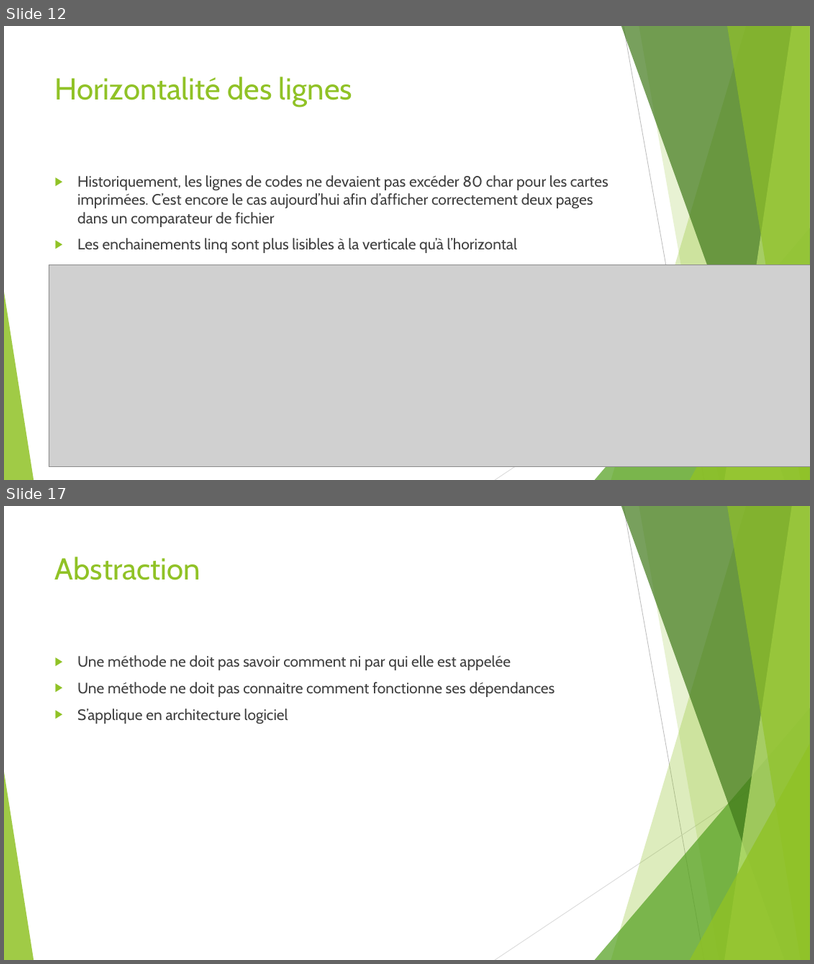
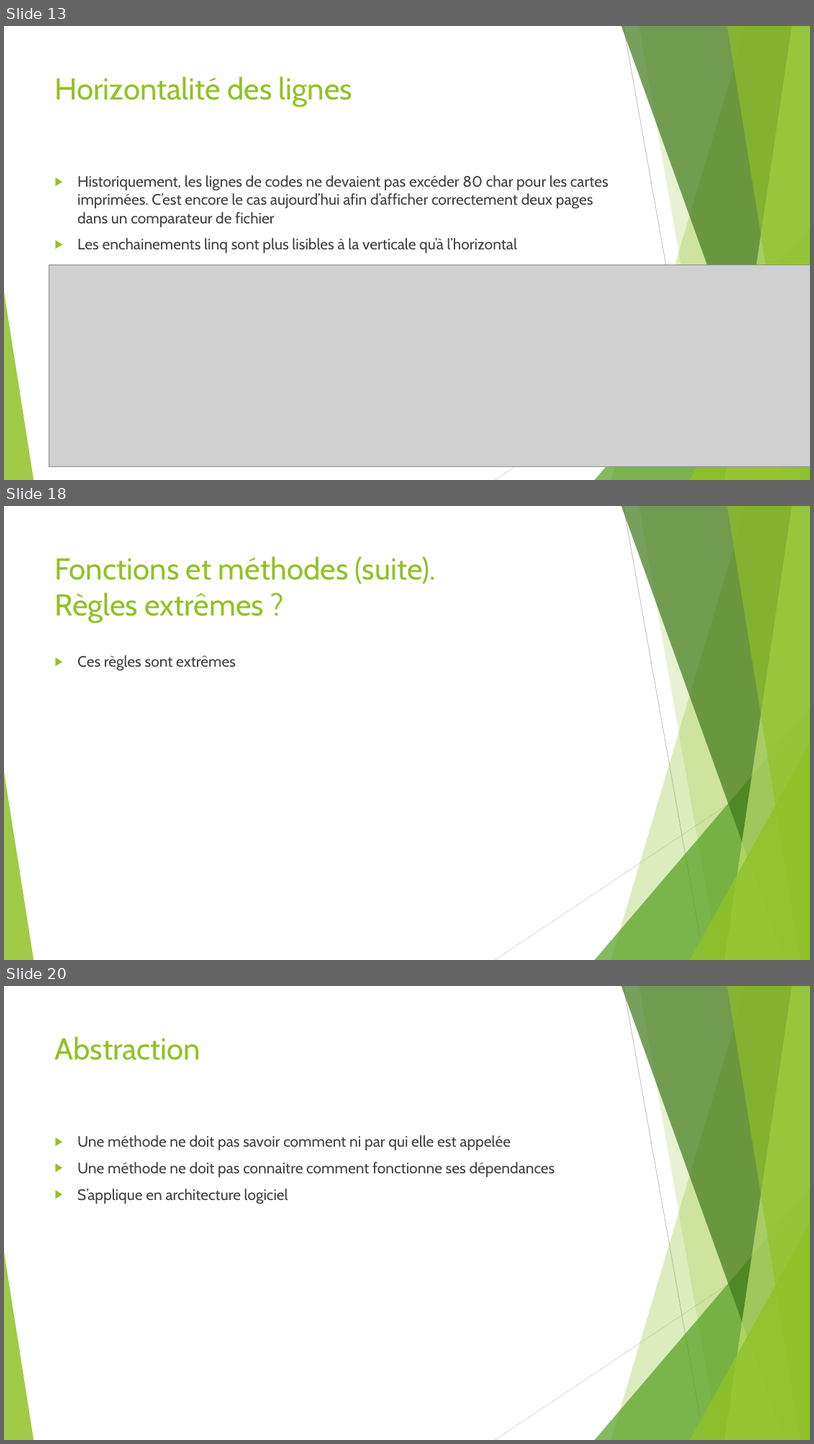
Before and after one commit to worming004/SimpleIsNotEasy, a slide deck: PPT/Easy != Simple.pptx. Shown one above the other, each under a label of ours: slides 12 and 17 before the commit, slides 13, 18 and 20 after it; the slides between them are not shown. The pictures are 814x964 and 814x1444 pixels, drawn with LibreOffice and Linux fonts; fonts in the diff are those of the drawing; grey boxes stand for pictures. Boxes give left, top, right and bottom in pixels: in the first picture for what was removed or moved away, otherwise in the second. Text is boxed around its words. In the diff, an @@ line names an element or a change of style, - is before the commit and + after.

```diff
--- a/PPT/Easy != Simple.pptx
+++ b/PPT/Easy != Simple.pptx
@@ slide 18 added at [4, 506, 810, 960], background #FFFFFF; not listed: 10 template elements that a slide beside it also shows @@
@@ title added at [55, 556, 436, 623], 36 pt, text #90C226 @@
+Fonctions et méthodes (suite).
+Règles extrêmes ?
@@ text added at [77, 655, 236, 671], 18 pt, text #404040 @@
+▶ Ces règles sont extrêmes
@@ what was slide 12 is now slide 13 @@
@@ what was slide 17 is now slide 20 @@
```
Also in this commit, not shown: 6 slides changed, 2 other slides added, 1 other file.
